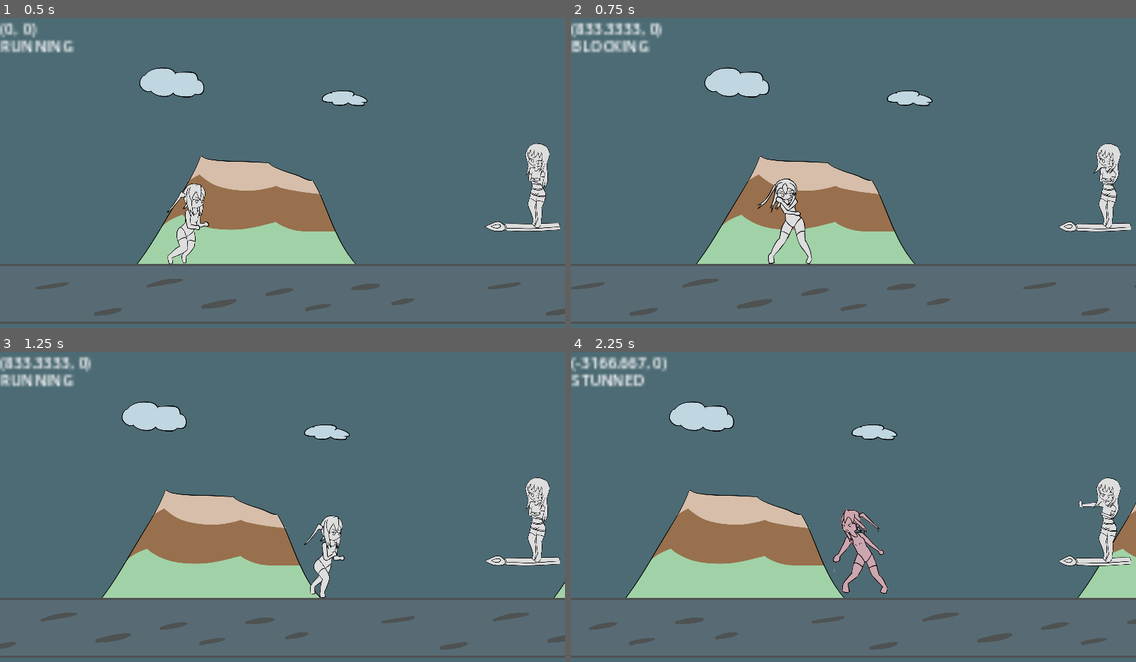
Above: before the commit, frames 1-4 (two rows, left to right).
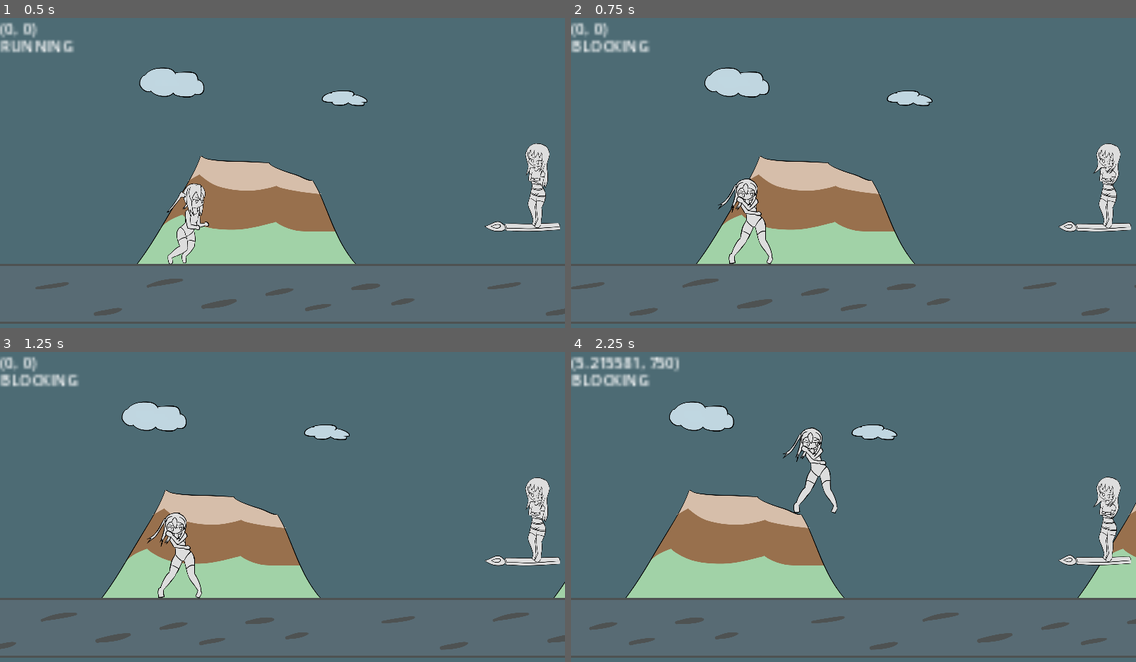
Above: after the commit, the same moments.

Repository: BeatMil/Animurun
Game: Godot game, scene res://scenes/forest.tscn
Two runs of this game, one before a commit and one after it. Both use one fixed random seed, a clock stepped at 60 frames per second and the inputs below.
Inputs:
- Up to frame 1 (0.5 s): no input
- Up to frame 2 (0.75 s): hold D (move_right) from 0.53 s (still down); hold J (block) from 0.53 s (still down)
- Up to frame 3 (1.25 s): keep holding D (move_right); keep holding J (block); tap Space (jump) at 0.77 s
- Up to frame 4 (2.25 s): release J (block) at 1.28 s; tap L (attack) at 1.35 s; tap Space (jump) at 1.52 s; tap J (block) at 1.55 s; release D (move_right) at 2.03 s; hold A (move_left) from 2.03 s (still down); hold J (block) from 2.03 s (still down)

Frame 1 is identical in both runs. In frame 2, 2.3% of the frame differs, in the area x 0-43%, y 1-80%; in frame 3, 2.4%; in frame 4, 3.3%, in the area x 0-100%, y 1-79%.

Commit message:
chiichan can now slide block

Diff:
--- a/scripts/chiichan.gd
+++ b/scripts/chiichan.gd
@@ -32,7 +32,7 @@
 var ATTACK01_HITBOX = preload("res://nodes/hitboxes/attack01_hitbox.tscn")
 var SUPER_HIT_HITBOX = preload("res://nodes/hitboxes/super_hit_hitbox.tscn")
 var CHRAGE_PARTICLE = preload("res://nodes/particles/charging_particle.tscn")
-const FRICTION = 0.1
+const FRICTION = 0.06
 
 
 func _ready():
@@ -50,7 +50,7 @@
 		move_and_slide()
 		return
 
-	if state not in [States.STUNNED, States.BLOCK_IMPACT]:
+	if state not in [States.STUNNED, States.BLOCK_IMPACT, States.BLOCKING]:
 		# On ground play run animation
 		if is_on_floor():
 			if not anim_player.is_playing():
@@ -62,7 +62,6 @@
 				jump()
 		elif Input.is_action_just_released("jump"):
 			release_jump()
-
 
 		# normal movement
 		if Input.is_action_pressed("move_left") and Input.is_action_pressed("move_right"):
@@ -74,6 +73,9 @@
 		else:
 			lerp_velocity_x()
 
+	elif state == States.BLOCKING: # chiichan can slide block
+		lerp_velocity_x()
+
 
 	# Add gravity and calculate movements
 	gravity()
@@ -140,7 +142,7 @@
 
 func push(power: Vector2):
 	power = (pushback_multiplier * power) + power
-	if state in [States.BLOCK_IMPACT, States.BLOCK_IMPACT, States.PARRY]:
+	if state in [States.BLOCKING, States.BLOCK_IMPACT, States.PARRY]:
 		anim_player.play("block_impact")
 		velocity += (power / 2)
 		state = States.BLOCK_IMPACT
@@ -181,7 +183,6 @@
 
 func set_state(_state) -> void:
 	state = _state
-	print("set state: %s"%[States.find_key(_state)])
 
 
 func block():
